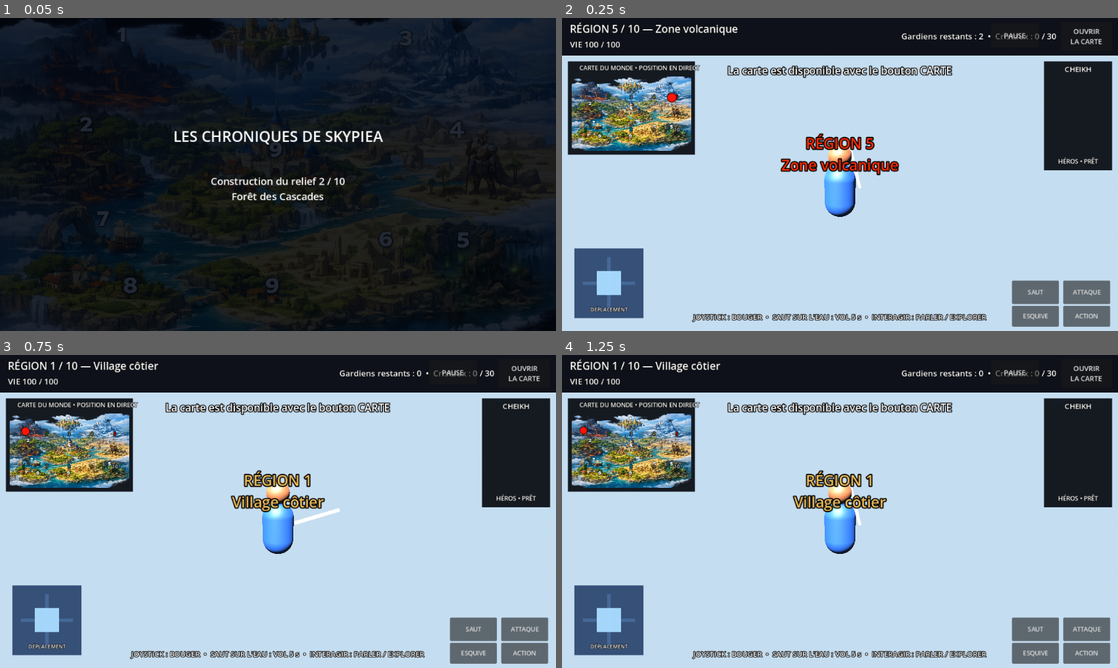
Above: before the commit, frames 1-4 (two rows, left to right).
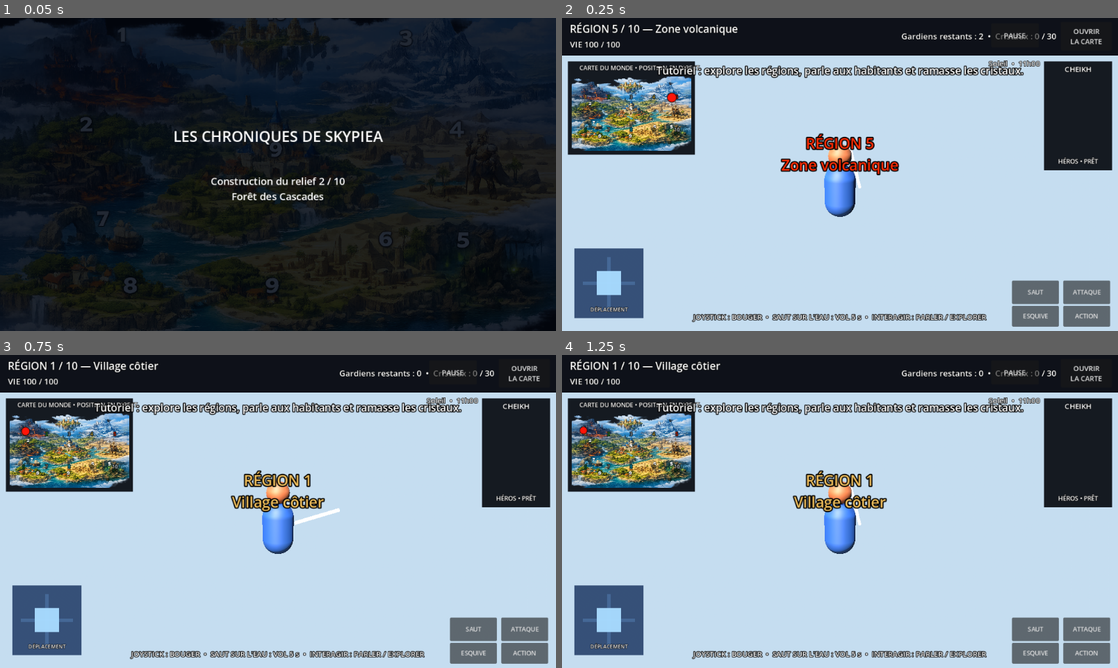
Above: after the commit, the same moments.

Repository: Chasmet/Zelda-like
Game: Godot game, scene res://scenes/main.tscn
Same seed, same stepped clock (60 frames per second), same inputs: the game is played once before the commit and once after it.
Inputs (mouse positions are in pixels of both pictures, inside the frame that each line leads up to):
- Up to frame 1 (0.05 s): no input
- Up to frame 2 (0.25 s): no input
- Up to frame 3 (0.75 s): tap Enter at 0.5 s; move the mouse to (305, 511) at 0.52 s; hold W (move_forward) from 0.53 s (still down); tap F (attack) at 0.6 s; click (305, 511) at 0.67 s
- Up to frame 4 (1.25 s): keep holding W (move_forward); tap Space (jump) at 0.77 s

Frame 1 is identical in both runs. In frame 2, 2.2% of the frame differs, in the area x 16-87%, y 13-64%; in frame 3, 2.2%; in frame 4, 2.2%.
Error before the commit: Parse Error: Cannot infer the type of "close_region" variable because the value doesn't have a set type. (res://scripts/world_population_v8.gd:172)

Commit message:
Corriger les types du gestionnaire des 200 habitants

Diff:
--- a/scripts/world_population_v8.gd
+++ b/scripts/world_population_v8.gd
@@ -86,10 +86,10 @@
 
 func set_collected_count(value: int) -> void:
 	collected_count = clampi(value, 0, region_centers.size() * COLLECTIBLES_PER_REGION)
-	var remaining := collected_count
+	var remaining: int = collected_count
 	for index in range(collectible_entries.size()):
 		var item: Dictionary = collectible_entries[index]
-		var collected := remaining > 0
+		var collected: bool = remaining > 0
 		item["collected"] = collected
 		var node: MeshInstance3D = item["node"]
 		node.visible = not collected
@@ -109,15 +109,15 @@
 
 		var people: Array = []
 		for npc_index in range(NPCS_PER_REGION):
-			var angle := TAU * float(npc_index) / float(NPCS_PER_REGION) + float(region_index) * 0.23
-			var radius := 12.0 + float((npc_index * 13 + region_index * 7) % 46)
-			var home := Vector3(
+			var angle: float = TAU * float(npc_index) / float(NPCS_PER_REGION) + float(region_index) * 0.23
+			var radius: float = 12.0 + float((npc_index * 13 + region_index * 7) % 46)
+			var home: Vector3 = Vector3(
 				region_centers[region_index].x + cos(angle) * radius,
 				0.0,
 				region_centers[region_index].z + sin(angle) * radius * 0.82
 			)
 			home.y = world._expanded_height(region_index, home.x, home.z) + 1.0
-			var person := {
+			var person: Dictionary = {
 				"home": home,
 				"position": home,
 				"phase": float(npc_index) * 0.71 + float(region_index),
@@ -148,7 +148,7 @@
 
 
 func _npc_name(region_index: int, npc_index: int) -> String:
-	var jobs := [
+	var jobs: Array = [
 		["Pêcheur", "Gardienne du phare", "Marchande"],
 		["Bûcheron", "Herboriste", "Éclaireuse"],
 		["Guide", "Mineur", "Alpiniste"],
@@ -168,7 +168,7 @@
 		var entry: Dictionary = npc_regions[region_index]
 		var visual: MultiMeshInstance3D = entry["visual"]
 		var people: Array = entry["people"]
-		var close_region := (
+		var close_region: bool = (
 			region_index == current_region
 			or region_centers[region_index].distance_to(player.global_position) < 195.0
 		)
@@ -179,10 +179,10 @@
 
 		for npc_index in range(people.size()):
 			var person: Dictionary = people[npc_index]
-			var phase := float(person["phase"])
+			var phase: float = float(person["phase"])
 			var home: Vector3 = person["home"]
-			var routine_radius := 3.5 + float(npc_index % 5)
-			var position := Vector3(
+			var routine_radius: float = 3.5 + float(npc_index % 5)
+			var position: Vector3 = Vector3(
 				home.x + cos(_clock * (0.22 + float(npc_index % 3) * 0.04) + phase) * routine_radius,
 				home.y,
 				home.z + sin(_clock * (0.19 + float(npc_index % 4) * 0.03) + phase) * routine_radius
@@ -203,8 +203,8 @@
 	poi_entries.clear()
 	for region_index in range(region_centers.size()):
 		for poi_index in range(2):
-			var angle := float(poi_index) * PI + 0.72 + float(region_index) * 0.13
-			var position := region_centers[region_index] + Vector3(
+			var angle: float = float(poi_index) * PI + 0.72 + float(region_index) * 0.13
+			var position: Vector3 = region_centers[region_index] + Vector3(
 				cos(angle) * 39.0,
 				0.0,
 				sin(angle) * 34.0
@@ -237,8 +237,8 @@
 	collectible_entries.clear()
 	for region_index in range(region_centers.size()):
 		for item_index in range(COLLECTIBLES_PER_REGION):
-			var angle := float(item_index) * TAU / float(COLLECTIBLES_PER_REGION) + float(region_index) * 0.41
-			var position := region_centers[region_index] + Vector3(
+			var angle: float = float(item_index) * TAU / float(COLLECTIBLES_PER_REGION) + float(region_index) * 0.41
+			var position: Vector3 = region_centers[region_index] + Vector3(
 				cos(angle) * (22.0 + item_index * 13.0),
 				0.0,
 				sin(angle) * (20.0 + item_index * 11.0)
@@ -289,10 +289,10 @@
 		return false
 
 	var people: Array = npc_regions[current_region]["people"]
-	var best_distance := 4.8
+	var best_distance: float = 4.8
 	var selected: Dictionary = {}
 	for person in people:
-		var distance := player.global_position.distance_to(person["position"])
+		var distance: float = player.global_position.distance_to(person["position"])
 		if distance < best_distance:
 			best_distance = distance
 			selected = person
@@ -305,12 +305,12 @@
 
 
 func _try_interact_with_poi(current_region: int) -> bool:
-	var best_distance := 6.0
+	var best_distance: float = 6.0
 	var selected: Dictionary = {}
 	for poi in poi_entries:
 		if int(poi["region"]) != current_region:
 			continue
-		var distance := player.global_position.distance_to(poi["position"])
+		var distance: float = player.global_position.distance_to(poi["position"])
 		if distance < best_distance:
 			best_distance = distance
 			selected = poi
